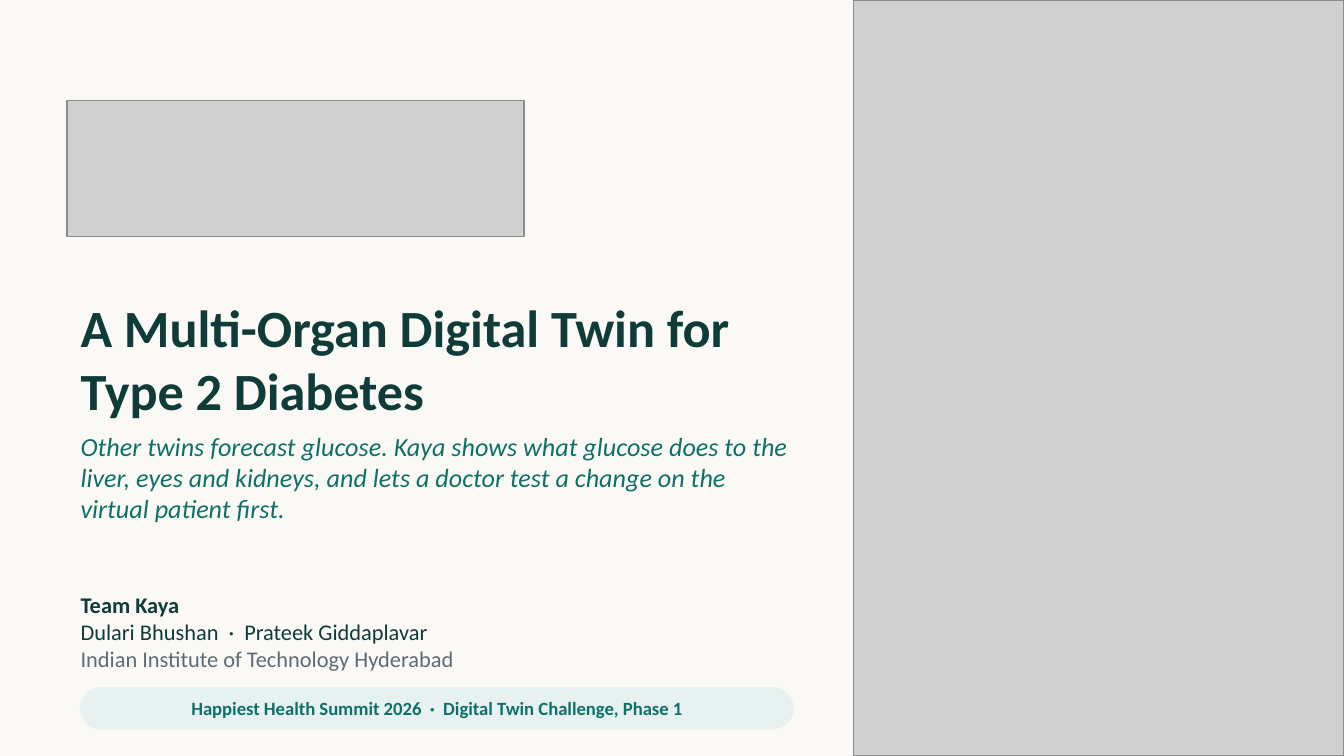
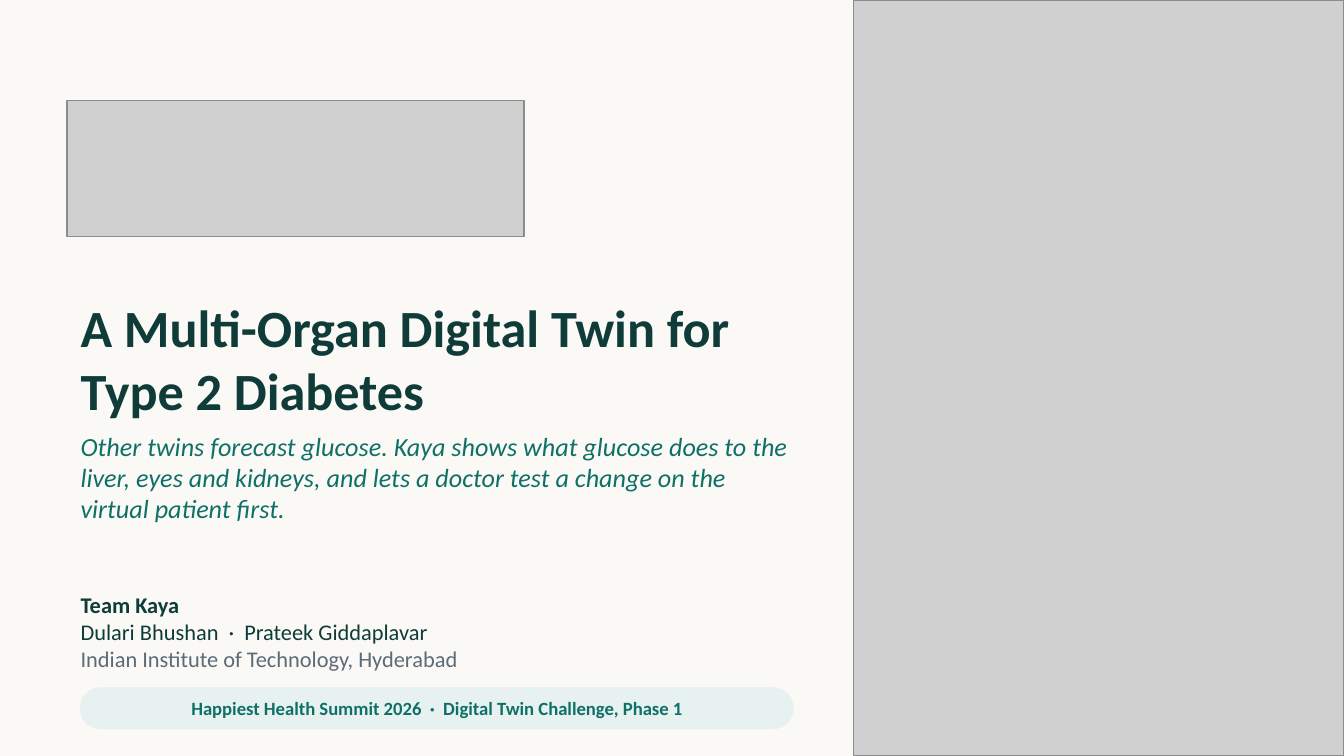
Before and after one commit to Dulari-Bhushan/Digital-Twin-for-healthcare, a slide deck: slide 1 of Kaya_IIT-Hyderabad/docs/Kaya_pitch_deck.pptx. Drawn at 1344x756 pixels with LibreOffice and Linux fonts; fonts in the diff are those of the drawing; grey boxes stand for pictures. Boxes give left, top, right and bottom in pixels: in the first picture for what was removed or moved away, otherwise in the second. Text is boxed around its words. In the diff, an @@ line names an element or a change of style, - is before the commit and + after.

```diff
--- a/Kaya_IIT-Hyderabad/docs/Kaya_pitch_deck.pptx
+++ b/Kaya_IIT-Hyderabad/docs/Kaya_pitch_deck.pptx
@@ text at <box>81,651,457,671</box>: text changed @@
-Indian Institute of Technology Hyderabad
+Indian Institute of Technology, Hyderabad
```
Also in this commit, not shown: 9 other slides changed, 1 slide added, 13 other files.
